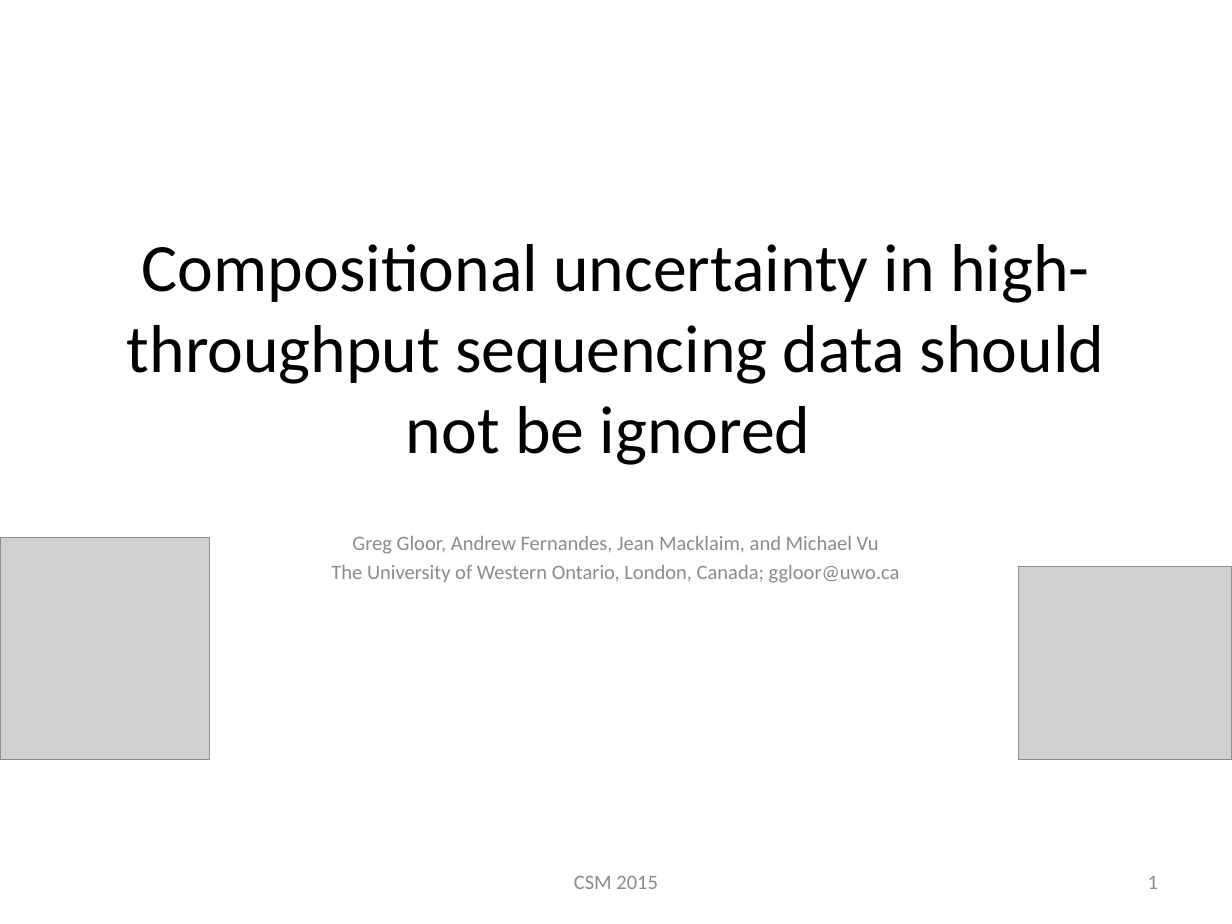
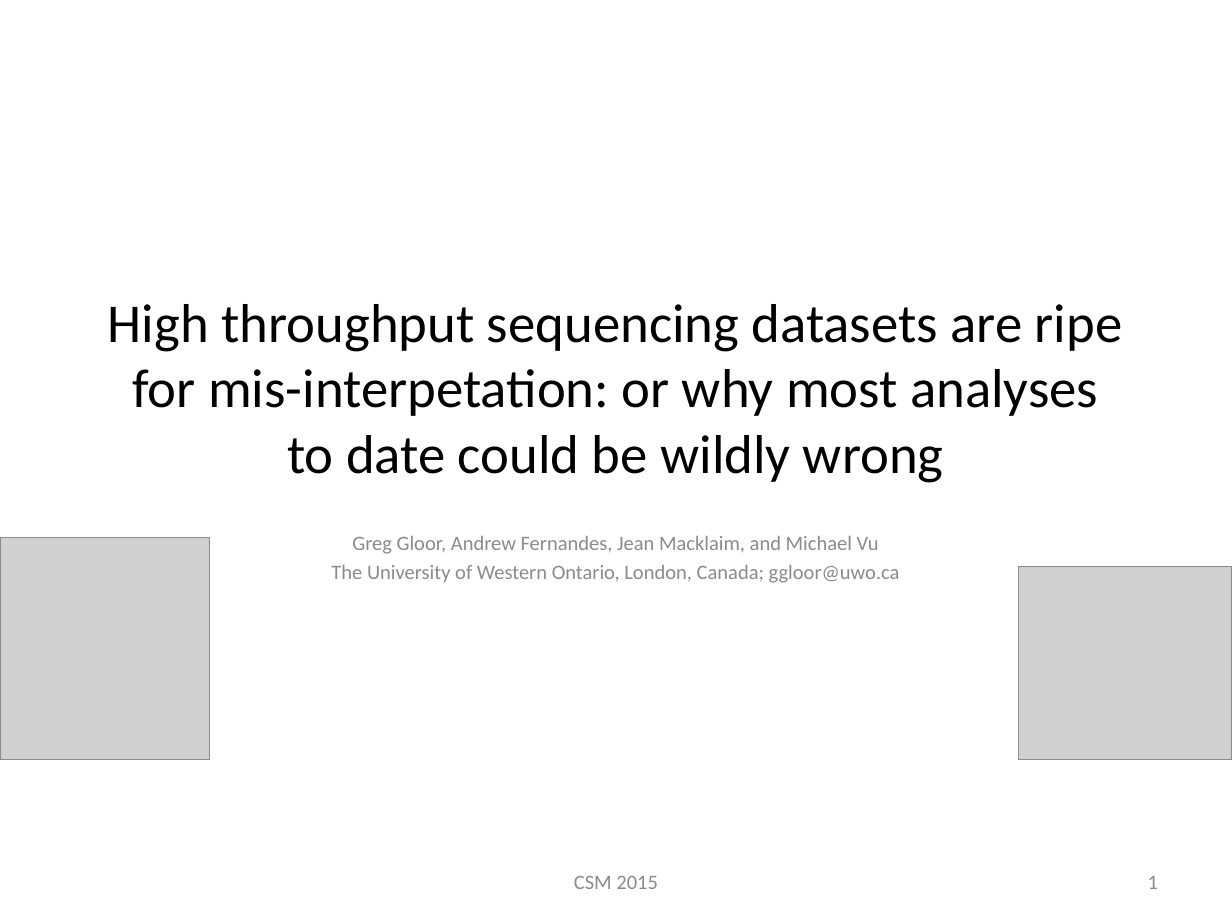
Before and after one commit to ggloor/compositions, a slide deck: slide 1 of CSM_2015_r.pptx. Drawn at 1232x924 pixels with LibreOffice and Linux fonts; fonts in the diff are those of the drawing; grey boxes stand for pictures. Boxes give left, top, right and bottom in pixels: in the first picture for what was removed or moved away, otherwise in the second. Text is boxed around its words. In the diff, an @@ line names an element or a change of style, - is before the commit and + after.

```diff
--- a/CSM_2015_r.pptx
+++ b/CSM_2015_r.pptx
@@ title at <box>108,304,1123,483</box>: text changed; size 39.6 to 32 pt @@
-Compositional uncertainty in high-throughput sequencing data should not be ignored
+High throughput sequencing datasets are ripe for mis-interpetation: or why most analyses to date could be wildly wrong
```
Also in this commit, not shown: 2 other slides changed, 2 slides added, 1 slide removed.
